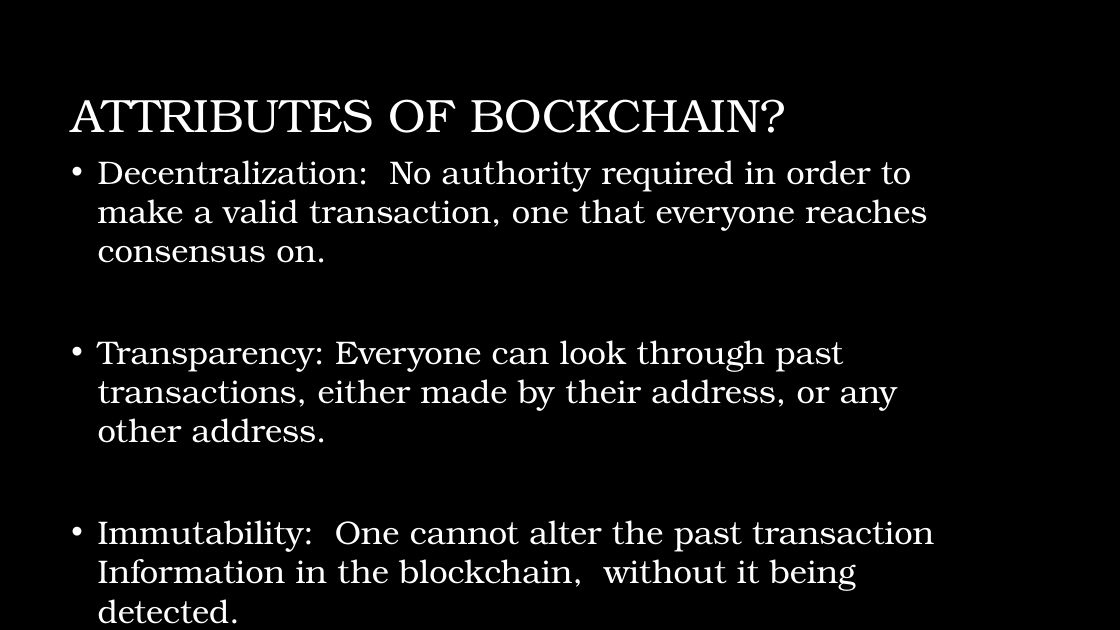
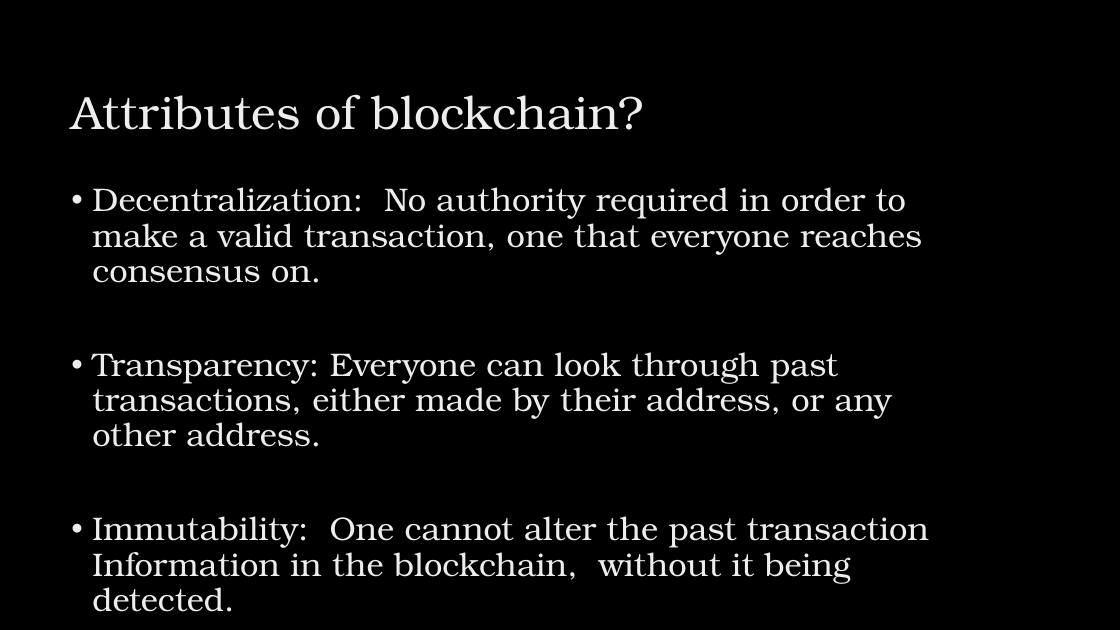
Before and after one commit to sushant76/IPHI, a slide deck: slide 10 of BlockchainDS.pptx (slide 6 before the commit). Drawn at 1120x630 pixels with LibreOffice and Linux fonts; fonts in the diff are those of the drawing; background and template pictures are left out. Boxes give left, top, right and bottom in pixels: in the first picture for what was removed or moved away, otherwise in the second. Text is boxed around its words. In the diff, an @@ line names an element or a change of style, - is before the commit and + after.

```diff
--- a/BlockchainDS.pptx
+++ b/BlockchainDS.pptx
@@ title at box(71, 94, 644, 130): text changed; text colour #FFFFFF to gradient #BFBFBF to #EDEDED to #FFFFFF @@
-ATTRIBUTES OF BOCKCHAIN?
+Attributes of blockchain?
@@ text "Decentralization: No authority required in ..." at box(92, 187, 929, 612): text colour #FFFFFF to gradient #BFBFBF to #EDEDED to #FFFFFF; indent changed; line spacing 1 to 0.9; vertical alignment middle to top @@
```
Also in this commit, not shown: 12 other slides changed, 4 slides added.
